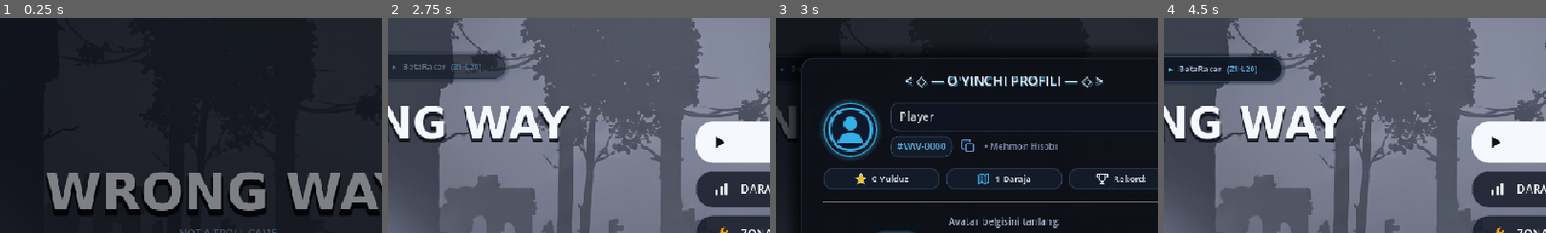
Above: before the commit, frames 1-4 (left to right).
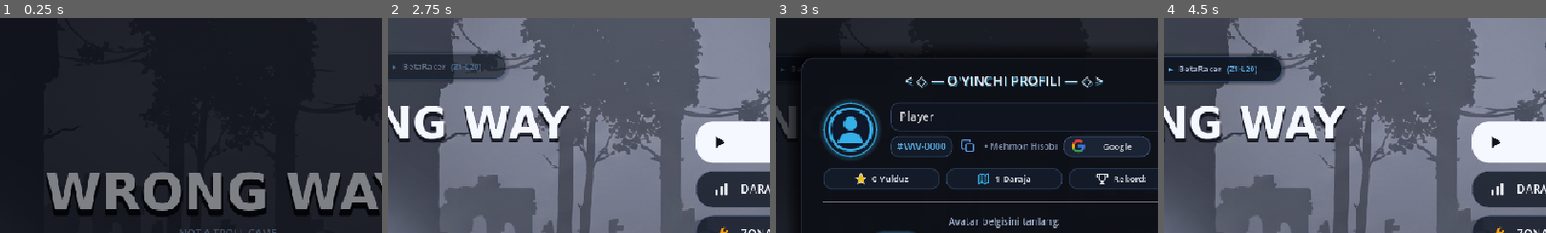
Above: after the commit, the same moments.

Repository: asror-vip/wrong-way
Game: Godot game, scene res://scenes/main/splash_screen.tscn
The game is run twice, just before and just after one commit, with the same random seed, the same clock (stepped at 60 frames per second) and the same inputs. Sound files missing from this copy of the repository are replaced by a short silence.
Inputs (mouse positions are % of the whole screen's width and height, from its top left):
- Up to frame 1 (0.25 s): no input
- Up to frame 2 (2.75 s): tap Enter at 0.5 s; move the mouse to (45, 70) at 0.52 s; hold W 0.53-1.25 s; tap Shift (dash) at 0.6 s; click (45, 70) at 0.67 s; tap Up (jump) at 0.77 s; drag from (80, 65) to (45, 70) at 1.27 s; move the mouse to (20, 35) at 2.02 s; hold Left (move_left) from 2.03 s (still down); tap P at 2.1 s; click (20, 35) at 2.17 s
- Up to frame 3 (3 s): release Left (move_left) at 2.75 s; click (90, 6) at 2.75 s
- Up to frame 4 (4.5 s): click "REKORDLAR" at 3.5 s; click "✕" at 4.25 s
The pictures show only the part of the screen within x 20-70%, y 0-50%; the shares and areas given below are measured in that part.

Frames 1-2 are identical in both runs. In frame 3, 2.1% of the frame differs, in the area x 75-98%, y 55-65%; in frame 4, nothing differs.

Commit message:
Implement Google and Guest authentication flow with Supabase RPC and AuthModal

Diff:
--- /dev/null
+++ b/scenes/ui/auth_modal.tscn
@@ -0,0 +1,156 @@
+[gd_scene load_steps=6 format=3 uid="uid://authmodal001"]
+
+[ext_resource type="Script" path="res://scripts/ui/auth_modal.gd" id="1_auth"]
+[ext_resource type="StyleBox" path="res://resources/themes/panel_obsidian_modal.tres" id="2_card"]
+[ext_resource type="StyleBox" path="res://resources/themes/btn_circle_glass.tres" id="3_circ"]
+[ext_resource type="StyleBox" path="res://resources/themes/btn_capsule_white.tres" id="4_white"]
+[ext_resource type="StyleBox" path="res://resources/themes/btn_capsule_glass.tres" id="5_glass"]
+
+[node name="AuthModal" type="Control"]
+layout_mode = 3
+anchors_preset = 15
+anchor_right = 1.0
+anchor_bottom = 1.0
+grow_horizontal = 2
+grow_vertical = 2
+script = ExtResource("1_auth")
+
+[node name="DimOverlay" type="ColorRect" parent="."]
+layout_mode = 1
+anchors_preset = 15
+anchor_right = 1.0
+anchor_bottom = 1.0
+grow_horizontal = 2
+grow_vertical = 2
+color = Color(0.02, 0.03, 0.05, 0.75)
+
+[node name="CenterContainer" type="CenterContainer" parent="."]
+layout_mode = 1
+anchors_preset = 15
+anchor_right = 1.0
+anchor_bottom = 1.0
+grow_horizontal = 2
+grow_vertical = 2
+
+[node name="CardPanel" type="Panel" parent="CenterContainer"]
+custom_minimum_size = Vector2(420, 320)
+layout_mode = 2
+theme_override_styles/panel = ExtResource("2_card")
+
+[node name="CloseBtn" type="Button" parent="CenterContainer/CardPanel"]
+custom_minimum_size = Vector2(34, 34)
+layout_mode = 1
+anchors_preset = 1
+anchor_left = 1.0
+anchor_right = 1.0
+offset_left = -44.0
+offset_top = 10.0
+offset_right = -10.0
+offset_bottom = 44.0
+grow_horizontal = 0
+focus_mode = 0
+theme_override_styles/normal = ExtResource("3_circ")
+text = "✕"
+
+[node name="ContentVBox" type="VBoxContainer" parent="CenterContainer/CardPanel"]
+layout_mode = 1
+anchors_preset = 15
+anchor_right = 1.0
+anchor_bottom = 1.0
+offset_left = 28.0
+offset_top = 24.0
+offset_right = -28.0
+offset_bottom = -28.0
+grow_horizontal = 2
+grow_vertical = 2
+theme_override_constants/separation = 14
+alignment = 1
+
+[node name="TitleLabel" type="Label" parent="CenterContainer/CardPanel/ContentVBox"]
+layout_mode = 2
+theme_override_colors/font_color = Color(0.96, 0.98, 1, 1)
+theme_override_font_sizes/font_size = 18
+text = "< ◇ — HISOB BILAN KIRISH — ◇ >"
+horizontal_alignment = 1
+
+[node name="SubtitleLabel" type="Label" parent="CenterContainer/CardPanel/ContentVBox"]
+layout_mode = 2
+theme_override_colors/font_color = Color(0.72, 0.8, 0.92, 0.85)
+theme_override_font_sizes/font_size = 12
+text = "Yutuqlaringiz va yulduzlaringizni bulutda saqlang:"
+horizontal_alignment = 1
+
+[node name="SelectView" type="VBoxContainer" parent="CenterContainer/CardPanel/ContentVBox"]
+layout_mode = 2
+theme_override_constants/separation = 12
+alignment = 1
+
+[node name="GoogleBtn" type="Button" parent="CenterContainer/CardPanel/ContentVBox/SelectView"]
+custom_minimum_size = Vector2(280, 46)
+layout_mode = 2
+focus_mode = 0
+theme_override_colors/font_color = Color(0.08, 0.1, 0.15, 1)
+theme_override_font_sizes/font_size = 14
+theme_override_styles/normal = ExtResource("4_white")
+text = "   Google orqali kirish"
+alignment = 1
+
+[node name="GuestBtn" type="Button" parent="CenterContainer/CardPanel/ContentVBox/SelectView"]
+custom_minimum_size = Vector2(280, 46)
+layout_mode = 2
+focus_mode = 0
+theme_override_colors/font_color = Color(0.85, 0.9, 0.98, 1)
+theme_override_font_sizes/font_size = 14
+theme_override_styles/normal = ExtResource("5_glass")
+text = "   Mehmon sifatida davom etish"
+alignment = 1
+
+[node name="GooglePickerView" type="VBoxContainer" parent="CenterContainer/CardPanel/ContentVBox"]
+visible = false
+layout_mode = 2
+theme_override_constants/separation = 10
+
+[node name="PickerTitle" type="Label" parent="CenterContainer/CardPanel/ContentVBox/GooglePickerView"]
+layout_mode = 2
+theme_override_colors/font_color = Color(0.85, 0.9, 1, 1)
+theme_override_font_sizes/font_size = 13
+text = "Google hisobingizni tanlang:"
+horizontal_alignment = 1
+
+[node name="AccountsVBox" type="VBoxContainer" parent="CenterContainer/CardPanel/ContentVBox/GooglePickerView"]
+layout_mode = 2
+theme_override_constants/separation = 8
+
+[node name="CustomEmailRow" type="HBoxContainer" parent="CenterContainer/CardPanel/ContentVBox/GooglePickerView"]
+layout_mode = 2
+theme_override_constants/separation = 8
+
+[node name="EmailInput" type="LineEdit" parent="CenterContainer/CardPanel/ContentVBox/GooglePickerView/CustomEmailRow"]
+layout_mode = 2
+size_flags_horizontal = 3
+placeholder_text = "Boshqa email (user@gmail.com)"
+
+[node name="ConnectBtn" type="Button" parent="CenterContainer/CardPanel/ContentVBox/GooglePickerView/CustomEmailRow"]
+custom_minimum_size = Vector2(80, 32)
+layout_mode = 2
+text = "Ulash"
+
+[node name="PickerBackBtn" type="Button" parent="CenterContainer/CardPanel/ContentVBox/GooglePickerView"]
+custom_minimum_size = Vector2(0, 32)
+layout_mode = 2
+focus_mode = 0
+text = "   Ortga"
+
+[node name="StatusLabel" type="Label" parent="CenterContainer/CardPanel"]
+layout_mode = 1
+anchors_preset = 12
+anchor_top = 1.0
+anchor_right = 1.0
+anchor_bottom = 1.0
+offset_top = -26.0
+offset_bottom = -6.0
+grow_horizontal = 2
+grow_vertical = 0
+theme_override_font_sizes/font_size = 11
+horizontal_alignment = 1
+vertical_alignment = 1
--- a/scenes/ui/profile_modal.tscn
+++ b/scenes/ui/profile_modal.tscn
@@ -4,6 +4,7 @@
 [ext_resource type="StyleBox" path="res://resources/themes/panel_obsidian_modal.tres" id="2_obsidian"]
 [ext_resource type="StyleBox" path="res://resources/themes/btn_capsule_white.tres" id="3_white"]
 [ext_resource type="StyleBox" path="res://resources/themes/btn_capsule_glass.tres" id="4_glass"]
+[ext_resource type="PackedScene" path="res://scenes/ui/auth_modal.tscn" id="5_auth"]
 
 [sub_resource type="StyleBoxFlat" id="StyleBoxFlat_avatar_frame"]
 bg_color = Color(0.06, 0.08, 0.13, 0.9)
@@ -167,6 +168,13 @@
 theme_override_font_sizes/font_size = 11
 text = "• Mehmon"
 
+[node name="AuthActionBtn" type="Button" parent="CenterContainer/Panel/ContentVBox/HeroHBox/InfoVBox/TagHBox"]
+custom_minimum_size = Vector2(110, 24)
+layout_mode = 2
+focus_mode = 0
+theme_override_font_sizes/font_size = 11
+text = "Google bilan ulash"
+
 [node name="StatsHBox" type="HBoxContainer" parent="CenterContainer/Panel/ContentVBox"]
 layout_mode = 2
 theme_override_constants/separation = 8
@@ -291,3 +299,6 @@
 theme_override_colors/font_color = Color(0.38, 0.85, 0.45, 1)
 theme_override_font_sizes/font_size = 12
 horizontal_alignment = 1
+
+[node name="AuthModal" parent="." instance=ExtResource("5_auth")]
+visible = false
--- a/scripts/core/icon_factory.gd
+++ b/scripts/core/icon_factory.gd
@@ -212,6 +212,18 @@
 
 	"diamond": """<svg xmlns="http://www.w3.org/2000/svg" viewBox="0 0 24 24" width="24" height="24">
 		<polygon points="12 3 21 12 12 21 3 12" fill="#94a3b8"/>
+	</svg>""",
+
+	"google": """<svg xmlns="http://www.w3.org/2000/svg" viewBox="0 0 24 24" width="24" height="24">
+		<path fill="#4285F4" d="M22.56 12.25c0-.78-.07-1.53-.2-2.25H12v4.26h5.92c-.26 1.37-1.04 2.53-2.21 3.31v2.77h3.57c2.08-1.92 3.28-4.74 3.28-8.09z"/>
+		<path fill="#34A853" d="M12 23c2.97 0 5.46-.98 7.28-2.66l-3.57-2.77c-.98.66-2.23 1.06-3.71 1.06-2.86 0-5.29-1.93-6.16-4.53H2.18v2.84C3.99 20.53 7.7 23 12 23z"/>
+		<path fill="#FBBC05" d="M5.84 14.09c-.22-.66-.35-1.36-.35-2.09s.13-1.43.35-2.09V7.06H2.18C1.43 8.55 1 10.22 1 12s.43 3.45 1.18 4.94l2.85-2.22.81-.63z"/>
+		<path fill="#EA4335" d="M12 5.38c1.62 0 3.06.56 4.21 1.64l3.15-3.15C17.45 2.09 14.97 1 12 1 7.7 1 3.99 3.47 2.18 7.06l3.66 2.84c.87-2.6 3.3-4.52 6.16-4.52z"/>
+	</svg>""",
+
+	"guest_user": """<svg xmlns="http://www.w3.org/2000/svg" viewBox="0 0 24 24" width="24" height="24">
+		<circle cx="12" cy="8" r="4.5" fill="#94a3b8"/>
+		<path d="M4 20c0-4 4-6.5 8-6.5s8 2.5 8 6.5" fill="#94a3b8"/>
 	</svg>""",
 
 	"timer_white": """<svg xmlns="http://www.w3.org/2000/svg" viewBox="0 0 24 24" width="24" height="24">
--- a/scripts/core/profile_manager.gd
+++ b/scripts/core/profile_manager.gd
@@ -7,6 +7,7 @@
 
 signal profile_loaded(profile_data: Dictionary)
 signal profile_updated(profile_data: Dictionary)
+signal google_login_finished(success: bool, error_msg: String)
 
 const PROFILE_CACHE_PATH := "user://player_profile.json"
 const FRIENDS_CACHE_PATH := "user://saved_friends.json"
@@ -21,6 +22,7 @@
 var username: String = "Player"
 var avatar_index: int = 1
 var auth_provider: String = "guest"
+var email: String = ""
 var is_ready_online: bool = false
 var saved_friends: Array = []
 
@@ -78,6 +80,7 @@
 	if data.has("id"): player_id = str(data["id"])
 	if data.has("player_tag"): player_tag = str(data["player_tag"])
 	if data.has("username"): username = str(data["username"])
+	if data.has("email"): email = str(data["email"])
 	if data.has("avatar_url"):
 		var av: String = str(data["avatar_url"])
 		if av.begins_with("av_"):
@@ -94,6 +97,7 @@
 		"id": player_id,
 		"player_tag": player_tag,
 		"username": username,
+		"email": email,
 		"avatar_index": avatar_index,
 		"avatar_url": "av_" + str(avatar_index),
 		"auth_provider": auth_provider,
@@ -124,10 +128,36 @@
 			_apply_profile_dict(parsed)
 			_save_local_cache(parsed)
 			is_ready_online = true
-			print("ProfileManager: Foydalanuvchi tizimga ulandi: ", username, " (", player_tag, ")")
+			print("ProfileManager: Foydalanuvchi tizimga ulandi: ", username, " (", player_tag, ", ", auth_provider, ")")
 			profile_updated.emit(get_profile_dict())
+			google_login_finished.emit(true, "")
 	else:
 		print("ProfileManager: Oflayn rejimda davom etilmoqda (HTTP %d)" % response_code)
+		google_login_finished.emit(false, "Serverga ulanib bo'lmadi")
+
+func login_with_google(google_email: String, display_name: String = "") -> void:
+	if not http_auth:
+		return
+	var url := SUPABASE_URL + "/rest/v1/rpc/login_or_link_google"
+	var headers := [
+		"apikey: " + SUPABASE_ANON_KEY,
+		"Authorization: Bearer " + SUPABASE_ANON_KEY,
+		"Content-Type: application/json"
+	]
+	var payload := JSON.stringify({
+		"p_device_id": device_id,
+		"p_email": google_email.strip_edges().to_lower(),
+		"p_username": display_name.strip_edges() if not display_name.is_empty() else username,
+		"p_avatar_url": "av_" + str(avatar_index)
+	})
+	http_auth.request(url, headers, HTTPClient.METHOD_POST, payload)
+
+func logout_to_guest() -> void:
+	auth_provider = "guest"
+	email = ""
+	_save_local_cache(get_profile_dict())
+	profile_updated.emit(get_profile_dict())
+	sync_with_supabase()
 
 func update_profile(new_name: String, new_avatar_idx: int) -> void:
 	username = new_name.strip_edges()
--- /dev/null
+++ b/scripts/ui/auth_modal.gd
@@ -0,0 +1,208 @@
+extends Control
+
+# AuthModal - Wrong Way Google & Guest Authentication Dialog
+# Provides two primary authentication choices:
+# 1. Google Account Sign-In (with Google account picker dialog)
+# 2. Guest Mode (Instant device-based offline play)
+
+signal auth_completed(provider: String)
+
+@onready var modal_card: Control = $CenterContainer/CardPanel
+@onready var close_btn: Button = $CenterContainer/CardPanel/CloseBtn
+
+# Views
+@onready var select_view: VBoxContainer = $CenterContainer/CardPanel/ContentVBox/SelectView
+@onready var google_btn: Button = $CenterContainer/CardPanel/ContentVBox/SelectView/GoogleBtn
+@onready var guest_btn: Button = $CenterContainer/CardPanel/ContentVBox/SelectView/GuestBtn
+
+@onready var google_picker_view: VBoxContainer = $CenterContainer/CardPanel/ContentVBox/GooglePickerView
+@onready var accounts_container: VBoxContainer = $CenterContainer/CardPanel/ContentVBox/GooglePickerView/AccountsVBox
+@onready var custom_email_input: LineEdit = $CenterContainer/CardPanel/ContentVBox/GooglePickerView/CustomEmailRow/EmailInput
+@onready var custom_connect_btn: Button = $CenterContainer/CardPanel/ContentVBox/GooglePickerView/CustomEmailRow/ConnectBtn
+@onready var picker_back_btn: Button = $CenterContainer/CardPanel/ContentVBox/GooglePickerView/PickerBackBtn
+@onready var status_lbl: Label = $CenterContainer/CardPanel/StatusLabel
+
+var is_authenticating: bool = false
+
+func _ready() -> void:
+	visible = false
+	if close_btn: close_btn.pressed.connect(close)
+	if google_btn: google_btn.pressed.connect(_on_google_pressed)
+	if guest_btn: guest_btn.pressed.connect(_on_guest_pressed)
+	if picker_back_btn: picker_back_btn.pressed.connect(_show_select_view)
+	if custom_connect_btn: custom_connect_btn.pressed.connect(_on_custom_connect_pressed)
+	if custom_email_input: custom_email_input.text_submitted.connect(func(_t): _on_custom_connect_pressed())
+
+	ProfileManager.google_login_finished.connect(_on_login_finished)
+	_setup_styles()
+
+func open() -> void:
+	visible = true
+	modulate.a = 0.0
+	is_authenticating = false
+	if status_lbl: status_lbl.text = ""
+	_show_select_view()
+
+	var tw := create_tween()
+	tw.tween_property(self, "modulate:a", 1.0, 0.2)
+
+func close() -> void:
+	var tw := create_tween()
+	tw.tween_property(self, "modulate:a", 0.0, 0.15)
+	await tw.finished
+	visible = false
+
+func _setup_styles() -> void:
+	if google_btn:
+		google_btn.icon = IconFactory.get_icon("google", 1.0)
+		google_btn.icon_alignment = HORIZONTAL_ALIGNMENT_LEFT
+	if guest_btn:
+		guest_btn.icon = IconFactory.get_icon("guest_user", 1.0)
+		guest_btn.icon_alignment = HORIZONTAL_ALIGNMENT_LEFT
+	if picker_back_btn:
+		picker_back_btn.icon = IconFactory.get_icon("arrow_left", 0.8)
+		picker_back_btn.icon_alignment = HORIZONTAL_ALIGNMENT_LEFT
+
+func _show_select_view() -> void:
+	if select_view: select_view.visible = true
+	if google_picker_view: google_picker_view.visible = false
+	if status_lbl: status_lbl.text = ""
+
+func _on_google_pressed() -> void:
+	SoundManager.play("click")
+	if select_view: select_view.visible = false
+	if google_picker_view: google_picker_view.visible = true
+	_populate_google_accounts()
+
+func _on_guest_pressed() -> void:
+	SoundManager.play("click")
+	ProfileManager.auth_provider = "guest"
+	auth_completed.emit("guest")
+	close()
+
+func _populate_google_accounts() -> void:
+	if not accounts_container:
+		return
+
+	for child in accounts_container.get_children():
+		child.queue_free()
+
+	# Detect OS user or saved email to suggest accounts
+	var user_name := OS.get_environment("USERNAME")
+	if user_name.is_empty():
+		user_name = "Player"
+
+	var suggested_emails: Array[Dictionary] = []
+
+	if not ProfileManager.email.is_empty():
+		suggested_emails.append({
+			"email": ProfileManager.email,
+			"name": ProfileManager.username
+		})
+	else:
+		var default_email = user_name.to_lower().replace(" ", "") + "@gmail.com"
+		suggested_emails.append({
+			"email": default_email,
+			"name": user_name
+		})
+
+	for acc in suggested_emails:
+		_create_account_card(acc["name"], acc["email"])
+
+func _create_account_card(acc_name: String, acc_email: String) -> void:
+	var btn := Button.new()
+	btn.custom_minimum_size = Vector2(0, 48)
+	btn.focus_mode = Control.FOCUS_NONE
+	btn.alignment = HORIZONTAL_ALIGNMENT_LEFT
+
+	# Glass stylebox
+	var sb_norm := StyleBoxFlat.new()
+	sb_norm.bg_color = Color(0.10, 0.14, 0.22, 0.9)
+	sb_norm.border_color = Color(0.25, 0.38, 0.55, 0.6)
+	sb_norm.set_border_width_all(1)
+	sb_norm.set_corner_radius_all(12)
+	sb_norm.content_margin_left = 14.0
+	sb_norm.content_margin_right = 14.0
+
+	var sb_hov := sb_norm.duplicate() as StyleBoxFlat
+	sb_hov.bg_color = Color(0.16, 0.22, 0.34, 0.95)
+	sb_hov.border_color = Color(0.38, 0.74, 0.97, 0.9)
+
+	btn.add_theme_stylebox_override("normal", sb_norm)
+	btn.add_theme_stylebox_override("hover", sb_hov)
+	btn.add_theme_stylebox_override("pressed", sb_hov)
+
+	var hbox := HBoxContainer.new()
+	hbox.anchors_preset = Control.PRESET_FULL_RECT
+	hbox.mouse_filter = Control.MOUSE_FILTER_IGNORE
+	hbox.add_theme_constant_override("separation", 12)
+	btn.add_child(hbox)
+
+	var icon_rect := TextureRect.new()
+	icon_rect.texture = IconFactory.get_icon("google", 0.9)
+	icon_rect.custom_minimum_size = Vector2(28, 28)
+	icon_rect.expand_mode = TextureRect.EXPAND_IGNORE_SIZE
+	icon_rect.stretch_mode = TextureRect.STRETCH_KEEP_ASPECT_CENTERED
+	icon_rect.size_flags_vertical = Control.SIZE_SHRINK_CENTER
+	hbox.add_child(icon_rect)
+
+	var vbox := VBoxContainer.new()
+	vbox.size_flags_horizontal = Control.SIZE_EXPAND_FILL
+	vbox.alignment = BoxContainer.ALIGNMENT_CENTER
+	vbox.add_theme_constant_override("separation", 1)
+
+	var name_lbl := Label.new()
+	name_lbl.text = acc_name
+	name_lbl.add_theme_font_size_override("font_size", 13)
+	name_lbl.add_theme_color_override("font_color", Color(0.96, 0.98, 1.0))
+	vbox.add_child(name_lbl)
+
+	var email_lbl := Label.new()
+	email_lbl.text = acc_email
+	email_lbl.add_theme_font_size_override("font_size", 11)
+	email_lbl.add_theme_color_override("font_color", Color(0.65, 0.75, 0.88, 0.8))
+	vbox.add_child(email_lbl)
+
+	hbox.add_child(vbox)
+
+	btn.pressed.connect(func():
+		_start_google_login(acc_email, acc_name)
+	)
+
+	accounts_container.add_child(btn)
+
+func _on_custom_connect_pressed() -> void:
+	if not custom_email_input:
+		return
+	var mail := custom_email_input.text.strip_edges()
+	if mail.is_empty():
+		_set_status("Email manzilini kiriting!", true)
+		return
+	if not mail.contains("@"):
+		mail += "@gmail.com"
+	var name_part := mail.split("@")[0].capitalize()
+	_start_google_login(mail, name_part)
+
+func _start_google_login(email_addr: String, display_name: String) -> void:
+	if is_authenticating:
+		return
+	is_authenticating = true
+	SoundManager.play("click")
+	_set_status("Google hisobiga ulanmoqda...", false)
+	ProfileManager.login_with_google(email_addr, display_name)
+
+func _on_login_finished(success: bool, err_msg: String) -> void:
+	is_authenticating = false
+	if success:
+		_set_status("Muvaffaqiyatli ulandi!", false)
+		SoundManager.play("win")
+		auth_completed.emit("google")
+		await get_tree().create_timer(0.6).timeout
+		close()
+	else:
+		_set_status(err_msg if not err_msg.is_empty() else "Ulanishda xatolik yuz berdi", true)
+
+func _set_status(text: String, is_err: bool) -> void:
+	if status_lbl:
+		status_lbl.text = text
+		status_lbl.add_theme_color_override("font_color", Color(0.95, 0.35, 0.35) if is_err else Color(0.38, 0.85, 0.55))
--- a/scripts/ui/profile_modal.gd
+++ b/scripts/ui/profile_modal.gd
@@ -17,6 +17,8 @@
 @onready var tag_label: Label = get_node_or_null("CenterContainer/Panel/ContentVBox/HeroHBox/InfoVBox/TagHBox/TagPanel/TagLabel")
 @onready var copy_btn: Button = get_node_or_null("CenterContainer/Panel/ContentVBox/HeroHBox/InfoVBox/TagHBox/CopyBtn")
 @onready var auth_label: Label = get_node_or_null("CenterContainer/Panel/ContentVBox/HeroHBox/InfoVBox/TagHBox/AuthLabel")
+@onready var auth_action_btn: Button = get_node_or_null("CenterContainer/Panel/ContentVBox/HeroHBox/InfoVBox/TagHBox/AuthActionBtn")
+@onready var auth_modal: Control = get_node_or_null("AuthModal")
 
 @onready var avatar_preview: TextureRect = get_node_or_null("CenterContainer/Panel/ContentVBox/HeroHBox/AvatarFrame/AvatarPreview")
 @onready var avatar_grid: HBoxContainer = get_node_or_null("CenterContainer/Panel/ContentVBox/AvatarSection/AvatarGrid")
@@ -42,6 +44,8 @@
 	if cancel_btn: cancel_btn.pressed.connect(close)
 	if save_btn: save_btn.pressed.connect(_on_save_pressed)
 	if copy_btn: copy_btn.pressed.connect(_on_copy_tag)
+	if auth_action_btn: auth_action_btn.pressed.connect(_on_auth_action_pressed)
+	ProfileManager.profile_updated.connect(func(_d): _update_auth_ui())
 
 	_apply_modal_styles()
 	_setup_avatar_buttons()
@@ -64,17 +68,36 @@
 	_update_avatar_preview()
 	_refresh_avatar_grid_styles()
 	_load_stats()
-
+	_update_auth_ui()
+
+	if toast_label:
+		toast_label.text = ""
+
+func _update_auth_ui() -> void:
 	if auth_label:
 		if ProfileManager.auth_provider == "google":
-			auth_label.text = "• Google Tasdiqlangan"
+			auth_label.text = "• Google Ulangan"
 			auth_label.add_theme_color_override("font_color", Color(0.38, 0.85, 0.55))
 		else:
 			auth_label.text = "• Mehmon Hisobi"
 			auth_label.add_theme_color_override("font_color", Color(0.55, 0.62, 0.75))
 
-	if toast_label:
-		toast_label.text = ""
+	if auth_action_btn:
+		if ProfileManager.auth_provider == "google":
+			auth_action_btn.text = "Chiqish"
+			auth_action_btn.icon = null
+		else:
+			auth_action_btn.text = " Google"
+			auth_action_btn.icon = IconFactory.get_icon("google", 0.75)
+
+func _on_auth_action_pressed() -> void:
+	SoundManager.play("click")
+	if ProfileManager.auth_provider == "google":
+		ProfileManager.logout_to_guest()
+		_show_toast("Google hisobidan chiqildi")
+	else:
+		if auth_modal and auth_modal.has_method("open"):
+			auth_modal.open()
 
 func close() -> void:
 	var tween := create_tween()
@@ -147,6 +170,23 @@
 		levels_icon.texture = IconFactory.get_icon("map", 0.85)
 	if best_icon:
 		best_icon.texture = IconFactory.get_icon("trophy_white", 0.85)
+
+	if auth_action_btn:
+		var a_sb := StyleBoxFlat.new()
+		a_sb.bg_color = Color(0.12, 0.16, 0.24, 0.85)
+		a_sb.border_color = Color(0.30, 0.45, 0.65, 0.6)
+		a_sb.set_border_width_all(1)
+		a_sb.set_corner_radius_all(12)
+		a_sb.content_margin_left = 10
+		a_sb.content_margin_right = 10
+		a_sb.content_margin_top = 2
+		a_sb.content_margin_bottom = 2
+		auth_action_btn.add_theme_stylebox_override("normal", a_sb)
+		var a_hov := a_sb.duplicate() as StyleBoxFlat
+		a_hov.bg_color = Color(0.18, 0.25, 0.38, 0.95)
+		a_hov.border_color = Color(0.38, 0.74, 0.97, 0.9)
+		auth_action_btn.add_theme_stylebox_override("hover", a_hov)
+		auth_action_btn.add_theme_stylebox_override("pressed", a_hov)
 
 func _setup_avatar_buttons() -> void:
 	if not avatar_grid:
